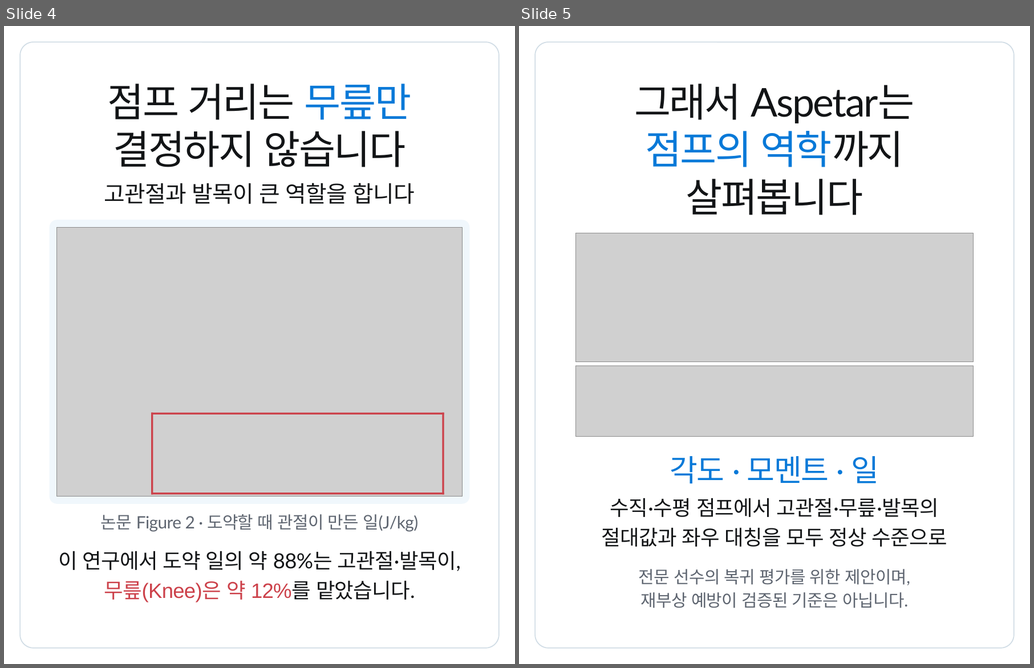
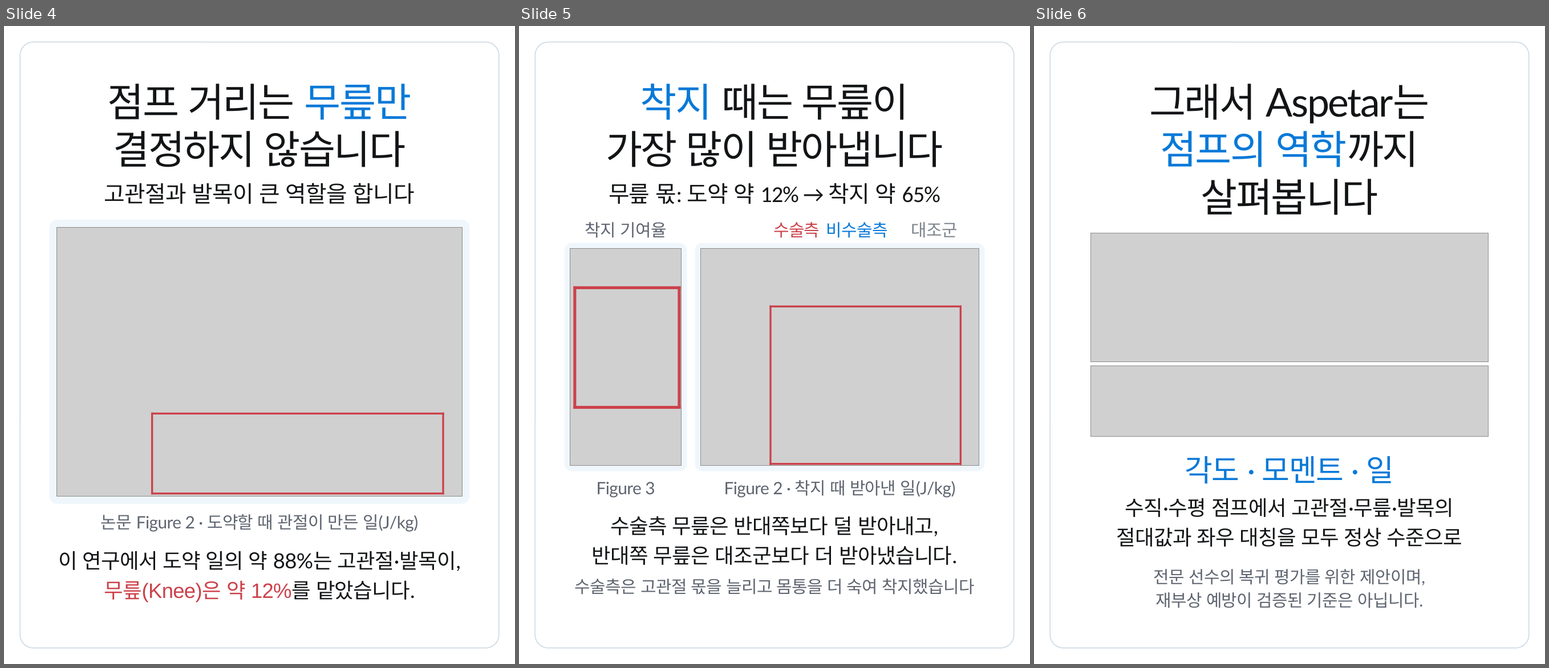
Before and after one commit to js920915-cyber/New-box, a slide deck: content/acl-hop-distance-knee-work/adobe-express/acl-hop-distance-knee-work-express.pptx. Shown side by side, each under a label of ours: slides 4 and 5 before the commit, slides 4, 5 and 6 after it. The pictures are 1034x668 and 1549x668 pixels, drawn with LibreOffice and Linux fonts; fonts in the diff are those of the drawing; grey boxes stand for pictures. Boxes give left, top, right and bottom in pixels: in the first picture for what was removed or moved away, otherwise in the second. Text is boxed around its words. In the diff, an @@ line names an element or a change of style, - is before the commit and + after.

```diff
--- a/content/acl-hop-distance-knee-work/adobe-express/acl-hop-distance-knee-work-express.pptx
+++ b/content/acl-hop-distance-knee-work/adobe-express/acl-hop-distance-knee-work-express.pptx
@@ slide 5 added at [519, 26, 1030, 664], background #FFFFFF @@
@@ rounded rectangle added at [535, 42, 1013, 648], outline #D0DCE5 1.5 pt @@
@@ text added at [640, 84, 909, 120], 63 pt, text #121416 @@
+착지 때는 무릎이
@@ text added at [606, 131, 943, 167], 63 pt, text #121416 @@
+가장 많이 받아냅니다
@@ text added at [608, 183, 940, 204], 36 pt, text #121416 @@
+무릎 몫: 도약 약 12% → 착지 약 65%
@@ text added at [585, 222, 666, 238], 27 pt, text #5E6570 @@
+착지 기여율
@@ text added at [773, 222, 819, 238], 27 pt, text #CC414A @@
+수술측
@@ text added at [826, 222, 888, 238], 27 pt, text #0879D8 @@
+비수술측
@@ text added at [911, 222, 957, 238], 27 pt, text #7D858D @@
+대조군
@@ rounded rectangle added at [565, 243, 687, 471], fill #F0F7FC @@
@@ rounded rectangle added at [695, 243, 985, 471], fill #F0F7FC @@
@@ picture added at [570, 248, 681, 465] @@
@@ picture added at [701, 249, 978, 466] @@
@@ rectangle added at [574, 286, 681, 289], fill #CC414A @@
@@ rectangle added at [574, 286, 576, 409], fill #CC414A @@
@@ rectangle added at [678, 286, 681, 409], fill #CC414A @@
@@ rectangle added at [770, 306, 961, 308], fill #CC414A @@
@@ rectangle added at [770, 306, 772, 465], fill #CC414A @@
@@ rectangle added at [960, 306, 961, 465], fill #CC414A @@
@@ rectangle added at [574, 406, 681, 408], fill #CC414A @@
@@ rectangle added at [770, 463, 961, 465], fill #CC414A @@
@@ text added at [597, 482, 655, 498], 27 pt, text #5E6570 @@
+Figure 3
@@ text added at [724, 480, 955, 498], 27 pt, text #5E6570 @@
+Figure 2 · 착지 때 받아낸 일(J/kg)
@@ text added at [611, 516, 938, 537], 33 pt, text #121416 @@
+수술측 무릎은 반대쪽보다 덜 받아내고,
@@ text added at [592, 546, 957, 565], 33 pt, text #121416 @@
+반대쪽 무릎은 대조군보다 더 받아냈습니다.
@@ text added at [575, 579, 974, 595], 27 pt, text #5E6570 @@
+수술측은 고관절 몫을 늘리고 몸통을 더 숙여 착지했습니다
@@ what was slide 5 is now slide 6 @@
```
Also in this commit, not shown: 37 other files.
